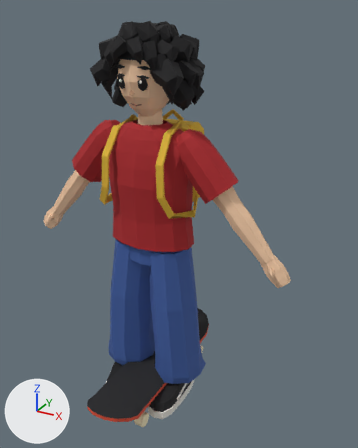
The glTF model assets/karakter/karakter.glb, before and after one commit.
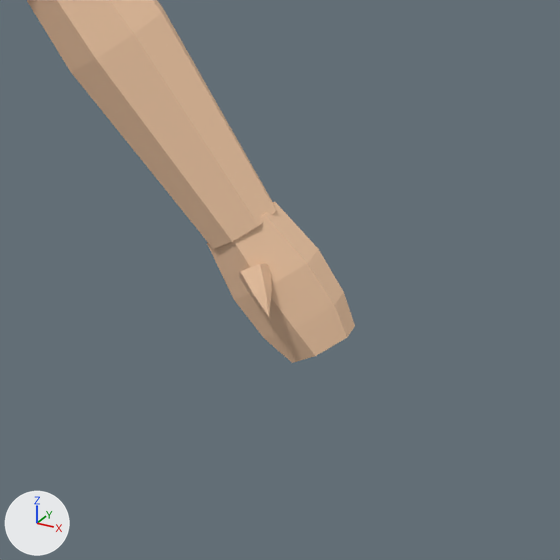
The first picture shows the older version from a camera (50 mm lens) standing at (0.927, -1.468, 1.511) and looking at (0.091, 0.053, 0.751). The close-ups show the older and then the newer version on the part from 61% to 93% of the width and 48% to 73% of the height of that picture. Only the edits that show in the close-ups are written down. The lights are fixed; the arrows at lower left show +X, +Y and +Z.

Names of what the first close-up shows: 'KarakterMesh'.
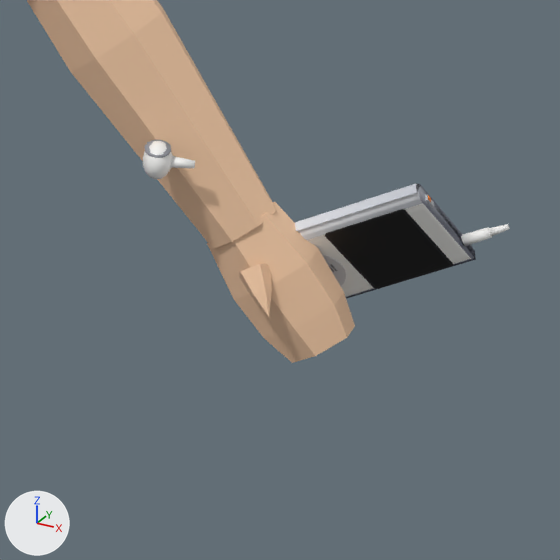
Location of each change, [x1, y1, x2, y2] in pixels of the close-ups (560 x 560 px):
'Calar_L', added: after [295, 184, 510, 298]
    faces in mat_defaultmaterial_001: [295, 184, 476, 298]
    faces in mat_ekran: [328, 212, 450, 287]
    faces in mat_defaultmaterial: [461, 224, 510, 246]
    faces in mat_defaultmaterial_006: [322, 255, 346, 286]
'Tomurcuk_El_L', added: after [143, 140, 195, 179]

Edits to the bpy script that builds the scene:
```text
Add mat_defaultmaterial_004:
    mat_defaultmaterial_004 = bpy.data.materials.new('DefaultMaterial.004')
    mat_defaultmaterial_004.use_nodes = True; mat_defaultmaterial_004.node_tree.nodes.clear()
    _N = mat_defaultmaterial_004.node_tree.nodes; _L = mat_defaultmaterial_004.node_tree.links
    n0 = _N.new('ShaderNodeBsdfPrincipled'); n0.name = 'Principled BSDF'
    n1 = _N.new('ShaderNodeOutputMaterial'); n1.name = 'Material Output'
    n2 = _N.new('ShaderNodeVertexColor'); n2.name = 'Color Attribute'
    _L.new(n0.outputs[0], n1.inputs[0])  # 'BSDF' to 'Surface'
    _L.new(n2.outputs[0], n0.inputs[0])  # 'Color' to 'Base Color'
Add mat_ekran:
    mat_ekran = bpy.data.materials.new('ekran')
    # nodes: BsdfPrincipled, Mix, OutputMaterial, VertexColor
    # colours: white #e7e7e7, mixed with the vertex colours
Add mat_defaultmaterial:
    mat_defaultmaterial = bpy.data.materials.new('DefaultMaterial')
    mat_defaultmaterial.use_nodes = True; mat_defaultmaterial.node_tree.nodes.clear()
    _N = mat_defaultmaterial.node_tree.nodes; _L = mat_defaultmaterial.node_tree.links
    n0 = _N.new('ShaderNodeBsdfPrincipled'); n0.name = 'Principled BSDF'
    n1 = _N.new('ShaderNodeOutputMaterial'); n1.name = 'Material Output'
    n2 = _N.new('ShaderNodeVertexColor'); n2.name = 'Color Attribute'
    _L.new(n0.outputs[0], n1.inputs[0])  # 'BSDF' to 'Surface'
    _L.new(n2.outputs[0], n0.inputs[0])  # 'Color' to 'Base Color'
Add mat_defaultmaterial_002:
    mat_defaultmaterial_002 = bpy.data.materials.new('DefaultMaterial.002')
    mat_defaultmaterial_002.use_nodes = True; mat_defaultmaterial_002.node_tree.nodes.clear()
    _N = mat_defaultmaterial_002.node_tree.nodes; _L = mat_defaultmaterial_002.node_tree.links
    n0 = _N.new('ShaderNodeBsdfPrincipled'); n0.name = 'Principled BSDF'
    n1 = _N.new('ShaderNodeOutputMaterial'); n1.name = 'Material Output'
    n2 = _N.new('ShaderNodeVertexColor'); n2.name = 'Color Attribute'
    _L.new(n0.outputs[0], n1.inputs[0])  # 'BSDF' to 'Surface'
    _L.new(n2.outputs[0], n0.inputs[0])  # 'Color' to 'Base Color'
Add mat_defaultmaterial_005:
    mat_defaultmaterial_005 = bpy.data.materials.new('DefaultMaterial.005')
    mat_defaultmaterial_005.use_nodes = True; mat_defaultmaterial_005.node_tree.nodes.clear()
    _N = mat_defaultmaterial_005.node_tree.nodes; _L = mat_defaultmaterial_005.node_tree.links
    n0 = _N.new('ShaderNodeBsdfPrincipled'); n0.name = 'Principled BSDF'
    n1 = _N.new('ShaderNodeOutputMaterial'); n1.name = 'Material Output'
    n2 = _N.new('ShaderNodeVertexColor'); n2.name = 'Color Attribute'
    _L.new(n0.outputs[0], n1.inputs[0])  # 'BSDF' to 'Surface'
    _L.new(n2.outputs[0], n0.inputs[0])  # 'Color' to 'Base Color'
Add mat_defaultmaterial_001:
    mat_defaultmaterial_001 = bpy.data.materials.new('DefaultMaterial.001')
    mat_defaultmaterial_001.use_nodes = True; mat_defaultmaterial_001.node_tree.nodes.clear()
    _N = mat_defaultmaterial_001.node_tree.nodes; _L = mat_defaultmaterial_001.node_tree.links
    n0 = _N.new('ShaderNodeBsdfPrincipled'); n0.name = 'Principled BSDF'
    n1 = _N.new('ShaderNodeOutputMaterial'); n1.name = 'Material Output'
    n2 = _N.new('ShaderNodeVertexColor'); n2.name = 'Color Attribute'
    _L.new(n0.outputs[0], n1.inputs[0])  # 'BSDF' to 'Surface'
    _L.new(n2.outputs[0], n0.inputs[0])  # 'Color' to 'Base Color'
Add mat_defaultmaterial_006:
    mat_defaultmaterial_006 = bpy.data.materials.new('DefaultMaterial.006')
    mat_defaultmaterial_006.use_nodes = True; mat_defaultmaterial_006.node_tree.nodes.clear()
    _N = mat_defaultmaterial_006.node_tree.nodes; _L = mat_defaultmaterial_006.node_tree.links
    n0 = _N.new('ShaderNodeBsdfPrincipled'); n0.name = 'Principled BSDF'
    n1 = _N.new('ShaderNodeOutputMaterial'); n1.name = 'Material Output'
    n2 = _N.new('ShaderNodeVertexColor'); n2.name = 'Color Attribute'
    _L.new(n0.outputs[0], n1.inputs[0])  # 'BSDF' to 'Surface'
    _L.new(n2.outputs[0], n0.inputs[0])  # 'Color' to 'Base Color'
Add ob_tomurcuk_el_l:
    ob_tomurcuk_el_l = bpy.data.objects.new('Tomurcuk_El_L', me_kulaklik_002)  # 130 vertices, 248 faces; spans x 0.406..0.4418, y -0.0584..-0.0326, z 0.7622..0.7886
    ob_tomurcuk_el_l.location = (0.0, 0.0, 0.0)
Add ob_calar_l:
    ob_calar_l = bpy.data.objects.new('Calar_L', me_govde_001)  # 848 vertices, 1376 faces; spans x 0.444..0.636, y -0.002..0.074, z 0.618..0.768
    ob_calar_l.location = (0.0, 0.0, 0.0)
```
